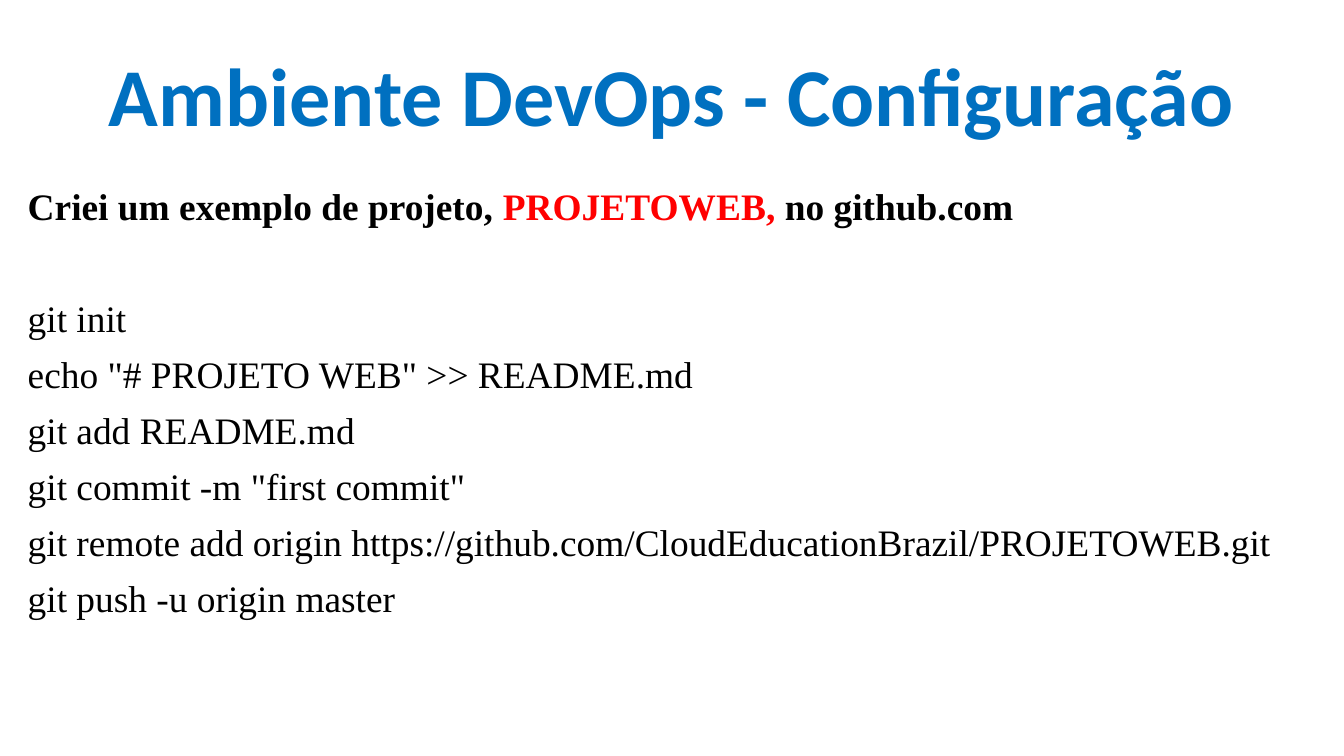
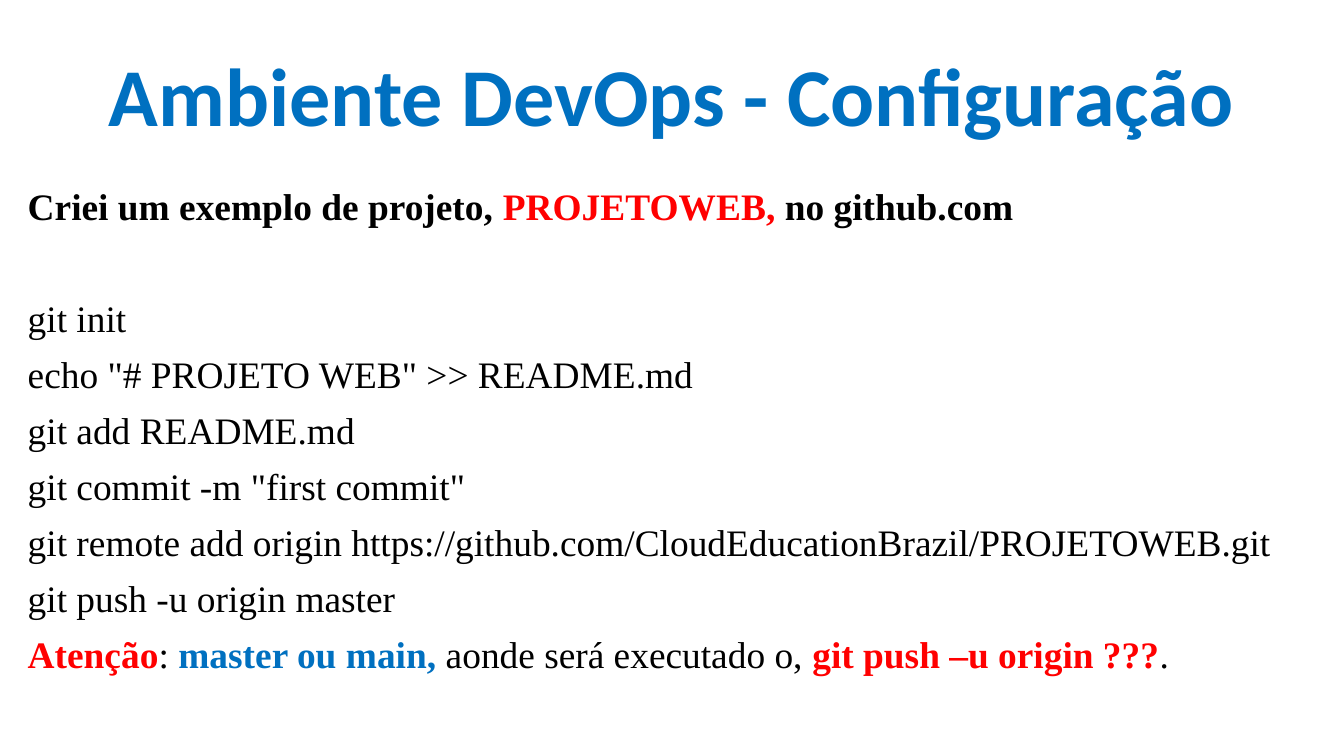
Before and after one commit to CloudEducationBrazil/WydenDesenvolvimentoWebPHP, a slide deck: slide 8 of 01 Classes/Aula 02, 03, 04 Desenvolvimento Web Caracterização - HTML.pptx. Drawn at 1344x756 pixels with LibreOffice and Linux fonts; fonts in the diff are those of the drawing; background and template pictures are left out. Boxes give left, top, right and bottom in pixels: in the first picture for what was removed or moved away, otherwise in the second. Text is boxed around its words. In the diff, an @@ line names an element or a change of style, - is before the commit and + after.

```diff
--- a/01 Classes/Aula 02, 03, 04 Desenvolvimento Web Caracterização - HTML.pptx
+++ b/01 Classes/Aula 02, 03, 04 Desenvolvimento Web Caracterização - HTML.pptx
@@ text at (28, 642, 1093, 675): paragraph added @@
+Atenção: master ou main, aonde será executado o, git push –u origin ???.
```
Also in this commit, not shown: 1 other slide changed.
